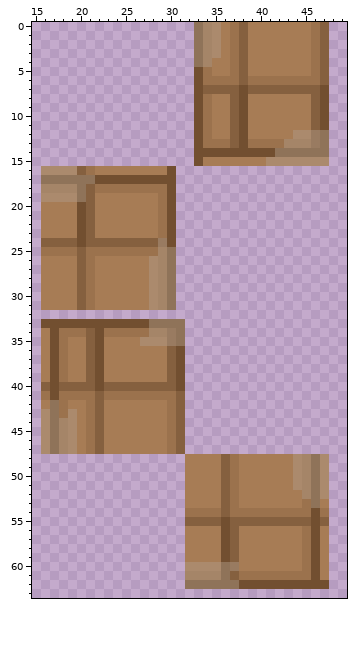
Two states of a pixel-art sprite, Resources/Textures/Structures/Furniture/Carpets/card_carpet.rsi/carpet_6.png. Above, as it was before the edit.
The file is 64x64 pixels. Shown: x 15..49, y 0..63.
After:
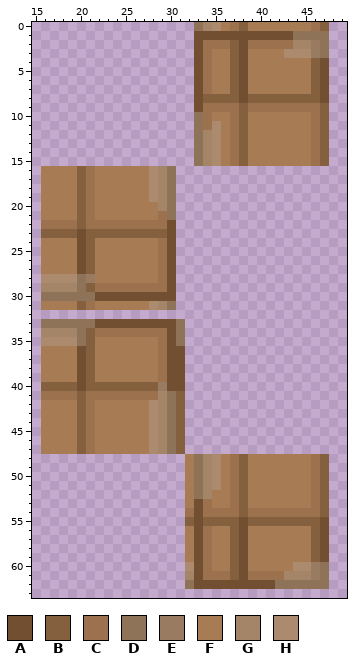
Palette (. is transparent): A #724f30  B #85603f  C #9b724d  D #8f7359  E #997b61  F #a77c55  G #a58568  H #ab8a6d
Commit message: made card carpets more regular
Changes in this commit:
y 1: x 33..47 DGHFCBFFFFFFFCB -> AAAAAAAAAAADDDD
y 2: x 33..47 DGHFCBFFFFFFFCB -> ACCCBACCCCCGGED
y 3: x 33..35 DGH -> ACF; x 37..38 CB -> BA; x 43..47 FFFCB -> HHHED
y 4: x 33..34 DG -> AC; x 37..38 CB -> BA; x 46..47 CB -> BA
y 5: x 37..38 CB -> BA; x 46..47 CB -> BA
y 6: x 35..47 CCCBCCCCCCCCB -> FFBAFFFFFFFBA
y 7: x 34..36 BBB -> CFF; x 39..45 BBBBBBB -> FFFFFFF
y 8: x 34..36 CFF -> BBB; x 39..45 FFFFFFF -> BBBBBBB
y 9: x 35..47 FFBAFFFFFFFBA -> CCCBCCCCCCCCB
y 10: x 33 A -> D; x 37..38 BA -> CB; x 46..47 BA -> CB
y 11: x 33 A -> D; x 35 F -> H; x 37..38 BA -> CB; x 46..47 BA -> CB
y 12: x 33..35 ACF -> DGH; x 37..38 BA -> CB; x 44..47 HHED -> FFCB
y 13: x 33..47 ACCCBACCCCGGGED -> DGHFCBFFFFFFFCB
y 14: x 33..47 AAAAAAAAADDDDDD -> DGHFCBFFFFFFFCB
y 15: x 33..35 AFF -> DGH; x 37..38 FF -> CB; x 41..47 HHHHHHH -> FFFFFCB
y 16: x 16..19 HHHH -> FFFF; x 28..30 FFA -> HGD
y 17: x 16..30 DDDDDDAAAAAAAAA -> FFFFBCFFFFFFHGD
y 18: x 16..30 GGGGDBCCCCCCCCA -> FFFFBCFFFFFFHGD
y 19: x 16..21 HHHHDB -> FFFFBC; x 28..30 FCA -> HGD
y 20: x 20..21 AB -> BC; x 29..30 CA -> GD
y 21: x 20..21 AB -> BC; x 30 A -> D
y 22: x 16..28 FFFFABFFFFFFF -> CCCCBCCCCCCCC
y 23: x 16..19 FFFF -> BBBB; x 22..29 FFFFFFFC -> BBBBBBBB
y 24: x 16..19 BBBB -> FFFF; x 22..29 BBBBBBBE -> FFFFFFFC
y 25: x 16..30 CCCCBCCCCCCCCGD -> FFFFABFFFFFFFCA
y 26..27: x 20..21 BC -> AB; x 28..30 HGD -> FCA
y 28: x 16..21 FFFFBC -> HHHHDE; x 28..30 HGD -> FCA
y 29: x 16..30 FFFFBCFFFFFFHGD -> GGGGDBCCCCCCCCA
y 30: x 16..30 FFFFBCFFFFFFHGD -> DDDDDDAAAAAAAAA
y 33: x 16..21 AAAAAA -> DDDDDD; x 28..30 DDD -> AAA
y 34: x 16..20 FACCC -> GGGGD; x 22 A -> C; x 28..30 GGE -> CCA
y 35: x 16..20 FACFF -> HHHHD; x 22 A -> F; x 27..30 HHHE -> FFCA
y 36..39: x 17..18 AC -> FF; x 20 F -> A; x 22 A -> F; x 29..30 FB -> CA
y 40: x 17 A -> B; x 20 B -> A; x 22 A -> B; x 29..30 BB -> EA
y 41: x 17 A -> C; x 20 C -> B; x 22 B -> C; x 29..30 CC -> GD
y 42: x 17..18 DC -> FF; x 20 F -> B; x 22 B -> F; x 28..30 FFC -> HGD
y 43: x 16..20 HDCHF -> FFFFB; x 22 B -> F; x 28..30 FFC -> HGD
y 44..47: x 16..20 HDGHF -> FFFFB; x 22 B -> F; x 28..30 FFC -> HGD
y 48..51: x 33..36 FFFB -> DGHF; x 38 F -> B; x 44..47 HGDH -> FFCB
y 52: x 33..34 FF -> DG; x 36 B -> F; x 38 F -> B; x 45..47 GDH -> FCB
y 53: x 33..34 FF -> AC; x 36 B -> F; x 38 F -> B; x 45..47 CDF -> FCB
y 54: x 33 C -> A; x 36 B -> C; x 38 C -> B; x 46..47 AC -> CB
y 55: x 33 B -> A; x 36 A -> B; x 38 B -> A; x 46..47 AB -> BA
y 56..59: x 33..34 FF -> AC; x 36 A -> F; x 38 F -> A; x 45..47 CAF -> FBA
y 60: x 33..38 HHHDEF -> ACFFBA; x 44..47 FCAF -> HHED
y 61: x 33..36 GGGD -> ACCC; x 38 C -> A; x 43..47 CCCAF -> GGGED
y 62: x 33..37 DDDDD -> AAAAA; x 42..47 AAAAAA -> DDDDDD
Changed places in both pictures, as pixel boxes (x1, y1, x2, y2):
changed: (41, 31, 329, 589)
